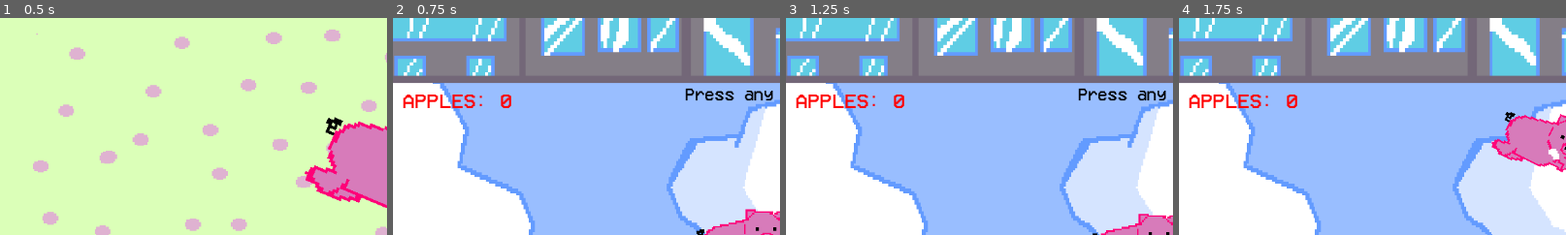
Above: before the commit, frames 1-4 (left to right).
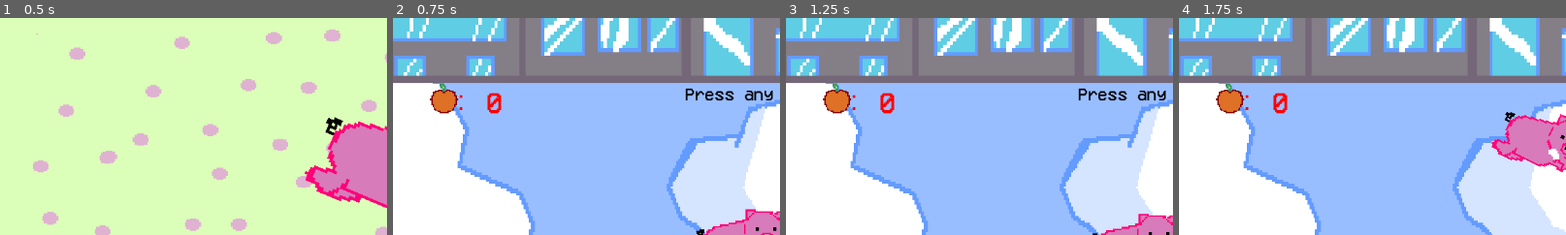
Above: after the commit, the same moments.

Repository: InkWellDen/When-Pigs-fly--In-development-
Game: Godot game, scene res://Scenes/menu.tscn
Same seed, same stepped clock (60 frames per second), same inputs: the game is played once before the commit and once after it.
Inputs:
- Up to frame 1 (0.5 s): no input
- Up to frame 2 (0.75 s): click "Play" at 0.5 s
- Up to frame 3 (1.25 s): no input
- Up to frame 4 (1.75 s): tap Enter at 1.25 s; hold Right (ui_right) from 1.28 s (still down)
The pictures show only the part of the screen within x 0-50%, y 0-50%; the shares and areas given below are measured in that part.

Frame 1 is identical in both runs. In frame 2, 1.6% of the frame differs, in the area x 2-31%, y 30-45%; in frame 3, 1.6%; in frame 4, 1.6%.

Commit message:
Apple Counter Changed

Diff:
--- a/Scenes/apple.tscn
+++ b/Scenes/apple.tscn
@@ -6,15 +6,15 @@
 [sub_resource type="RectangleShape2D" id="RectangleShape2D_lyte0"]
 
 [node name="Apple" type="Node2D" unique_id=997479949]
-scale = Vector2(2.6124823, 2.7507772)
+scale = Vector2(1.6192493, 1.6771324)
 script = ExtResource("1_ir1en")
 
 [node name="Sprite2D" type="Sprite2D" parent="." unique_id=64285506]
 texture = ExtResource("2_8gwai")
 
 [node name="Area2D" type="Area2D" parent="." unique_id=562996476]
-position = Vector2(0, 4.8471155)
-scale = Vector2(-1.0218879, -0.7903981)
+position = Vector2(0, 1.7887676)
+scale = Vector2(-1.1948074, 0.9486633)
 collision_layer = 2
 
 [node name="CollisionShape2D" type="CollisionShape2D" parent="Area2D" unique_id=1873792662]
--- a/Scenes/apple_counter_label.gd
+++ b/Scenes/apple_counter_label.gd
@@ -7,4 +7,4 @@
 		Game.apples_changed.connect(_on_apples_changed)
 
 func _on_apples_changed(new_count: int) -> void:
-	text = "Apples: %d" % new_count
+	text = ": %d" % new_count
--- a/Scenes/game.tscn
+++ b/Scenes/game.tscn
@@ -7,7 +7,8 @@
 [ext_resource type="FontFile" uid="uid://dadgt5htdsef3" path="res://Assets/VCR_OSD_MONO_1.001.ttf" id="4_3dryh"]
 [ext_resource type="PackedScene" uid="uid://x5vb3jknfjh4" path="res://Scenes/apple.tscn" id="5_wowpa"]
 [ext_resource type="Script" uid="uid://c7luce8dgbc2p" path="res://Scripts/apple_spawner.gd" id="6_i6g32"]
-[ext_resource type="Script" uid="uid://t78k31kcs75p" path="res://Scenes/apple_counter_label.gd" id="8_v158k"]
+[ext_resource type="Script" uid="uid://dsok32wg2gsx4" path="res://Scripts/apple.tscn.gd" id="8_h4fw4"]
+[ext_resource type="Texture2D" uid="uid://cp1tpdod616a" path="res://Assets/Appl.png" id="9_ldgsr"]
 
 [sub_resource type="RectangleShape2D" id="RectangleShape2D_qxrlw"]
 size = Vector2(148, 967)
@@ -80,13 +81,19 @@
 autostart = true
 
 [node name="AppleCounterLabel" type="Label" parent="." unique_id=348722461]
-offset_left = 14.0
-offset_top = 108.0
-offset_right = 240.0
-offset_bottom = 211.0
-text = "Apples: 0"
+offset_left = 91.0
+offset_top = 103.0
+offset_right = 317.0
+offset_bottom = 206.0
+scale = Vector2(1.3209531, 1.4858574)
+text = ":0"
 label_settings = SubResource("LabelSettings_h4fw4")
 uppercase = true
-script = ExtResource("8_v158k")
+script = ExtResource("8_h4fw4")
+
+[node name="Appl" type="Sprite2D" parent="." unique_id=704757477]
+position = Vector2(76, 120)
+scale = Vector2(1.7206498, 1.6800005)
+texture = ExtResource("9_ldgsr")
 
 [connection signal="timeout" from="AppleSpawner/Timer" to="AppleSpawner" method="_on_timer_timeout"]
--- a/Scripts/apple.tscn.gd
+++ b/Scripts/apple.tscn.gd
@@ -1,12 +1,10 @@
 extends Label
 
 func _ready() -> void:
-	# Update immediately on start
-	text = "Apples: %d" % Game.apples_collected
+	text = ": %d" % Game.apples
 
-	# Listen for changes
 	if not Game.apples_changed.is_connected(_on_apples_changed):
 		Game.apples_changed.connect(_on_apples_changed)
 
 func _on_apples_changed(new_count: int) -> void:
-	text = "Apples: %d" % new_count
+	text = ": %d" % new_count
--- a/Scripts/apple_spawner.gd
+++ b/Scripts/apple_spawner.gd
@@ -4,7 +4,7 @@
 @export var spawn_x: float = 1138.0
 @export var min_y: float = 138.0
 @export var max_y: float = 512.0
-@export var spawn_interval: float = 2.5 # <-- increased delay
+@export var spawn_interval: float = 2.5
 
 var spawn_timer: Timer
 
@@ -24,8 +24,8 @@
 		spawn_timer.timeout.connect(_on_spawn_timer_timeout)
 
 	print("SPAWNER ready; spawn interval=", spawn_interval)
+	# Do NOT call start_spawning() here
 
-	start_spawning()
 
 func start_spawning() -> void:
 	if spawn_timer == null:
@@ -35,10 +35,12 @@
 	spawn_timer.start()
 	print("SPAWNER start_spawning called")
 
+
 func stop_spawning() -> void:
 	if spawn_timer:
 		spawn_timer.stop()
 		print("SPAWNER stop_spawning called")
+
 
 func _on_spawn_timer_timeout() -> void:
 	if apple_scene == null:
@@ -51,8 +53,10 @@
 	container.add_child(apple)
 
 	apple.global_position = Vector2(spawn_x, randf_range(min_y, max_y))
+
 	if "speed" in apple:
 		apple.speed = -abs(apple.speed)
+
 	apple.scale.x = abs(apple.scale.x)
 	apple.scale.y = abs(apple.scale.y)
 
